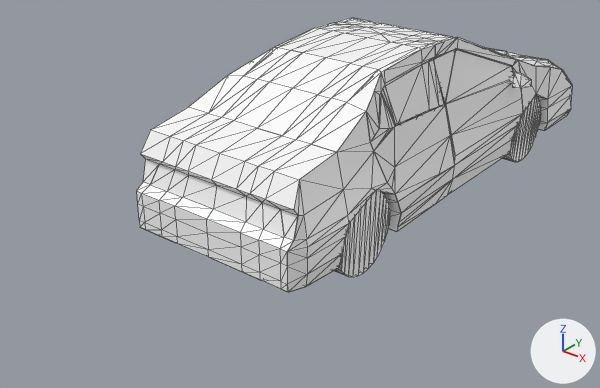
Before and after pictures for a commit that changed the glTF model white-car4.gltf.
Rendered twice from a 50 mm camera at (2.17, -3.21, 2.28) aimed at (-0.24, -0.21, 0.42). Lighting does not change. The marker at lower right points along +X, +Y and +Z. Mesh edges are drawn as thin lines. Where no turn or scale is listed for an object, it has been applied to the vertices.

Before the edit, the objects in view are built like this:
```python
me_cube_004 = bpy.data.meshes.new('Cube.004')
me_cube_004.from_pydata(...)  # 83 vertices, 128 faces; spans x -0.425..0.425, y -0.968..-0.647, z 0.508..0.984
me_cube_004.materials.append(mat_white)
me_cube_015 = bpy.data.meshes.new('Cube.015')
me_cube_015.from_pydata(...)  # 27 vertices, 32 faces; spans x -0.409..0.409, y -0.647..-0.178, z 0.984..1.176
me_cube_015.materials.append(mat_defaultmaterial_002)
me_cube_016 = bpy.data.meshes.new('Cube.016')
me_cube_016.from_pydata(...)  # 14 vertices, 12 faces; spans x 0.396..0.453, y 0.956..1.743, z 0.452..0.976
me_cube_016.materials.append(mat_white)
ob_boot = bpy.data.objects.new('Boot', me_cube_004)
ob_boot.location = (0.001, -0.143, 0.031)
ob_front_right_side = bpy.data.objects.new('Front right side', me_cube_016)
ob_front_right_side.location = (0.001, -0.143, 0.031)
ob_main_back_window = bpy.data.objects.new('Main Back window', me_cube_015)
ob_main_back_window.location = (0.001, -0.143, 0.031)
# also in view: 'Front right wheel' at (0.36, 1.02, 0.56); 'Back right door' at (0.41, -0.21, 0.75); 'Back right wheel' at (0.36, -0.57, 0.56); 'Front right door' at (0.42, 0.49, 0.72); 'Front right window' at (0.36, 0.44, 1.04)
```
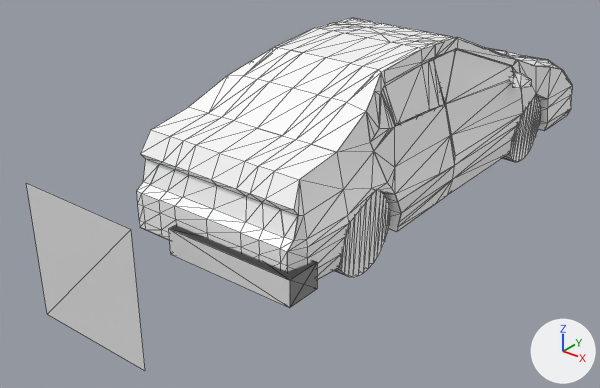
The change, as a diff of the scene's bpy script:
```diff
--- a/white-car4.gltf.py
+++ b/white-car4.gltf.py
@@ me_cube @@
+me_cube.from_pydata([(0.185, 0.626, 0.154), (0.185, 0.455, 0.032), (0.188, 0.626, 0.032), (0.185, 0.455, 0.154), (0.84, 0.626, 0.154), (0.84, 0.626, 0.032), (0.84, 0.455, 0.154), (0.84, 0.455, 0.032), (0.327, 0.145, 0.327), (-0.327, 0.145, -0.327), (0.327, 0.145, -0.327), (-0.327, 0.145, 0.327)], [], [(0, 1, 2), (0, 3, 1), (4, 2, 5), (4, 0, 2), (6, 5, 7), (6, 4, 5), (3, 7, 1), (3, 6, 7), (1, 5, 2), (1, 7, 5), (6, 0, 4), (6, 3, 0), (0, 5, 2), (0, 4, 5), (4, 7, 5), (4, 6, 7), (7, 2, 5), (7, 1, 2), (3, 4, 0), (3, 6, 4), (8, 9, 10), (8, 11, 9)])
@@ ob_bumper @@
+ob_bumper = bpy.data.objects.new('Bumper', me_cube)
+ob_bumper.location = (-0.371, -1.608, 0.475)
```

Pixel boxes [x1, y1, x2, y2] of what changed, in the pictures (600 x 388 px):
'Bumper', added
    after: [27, 184, 317, 371]
